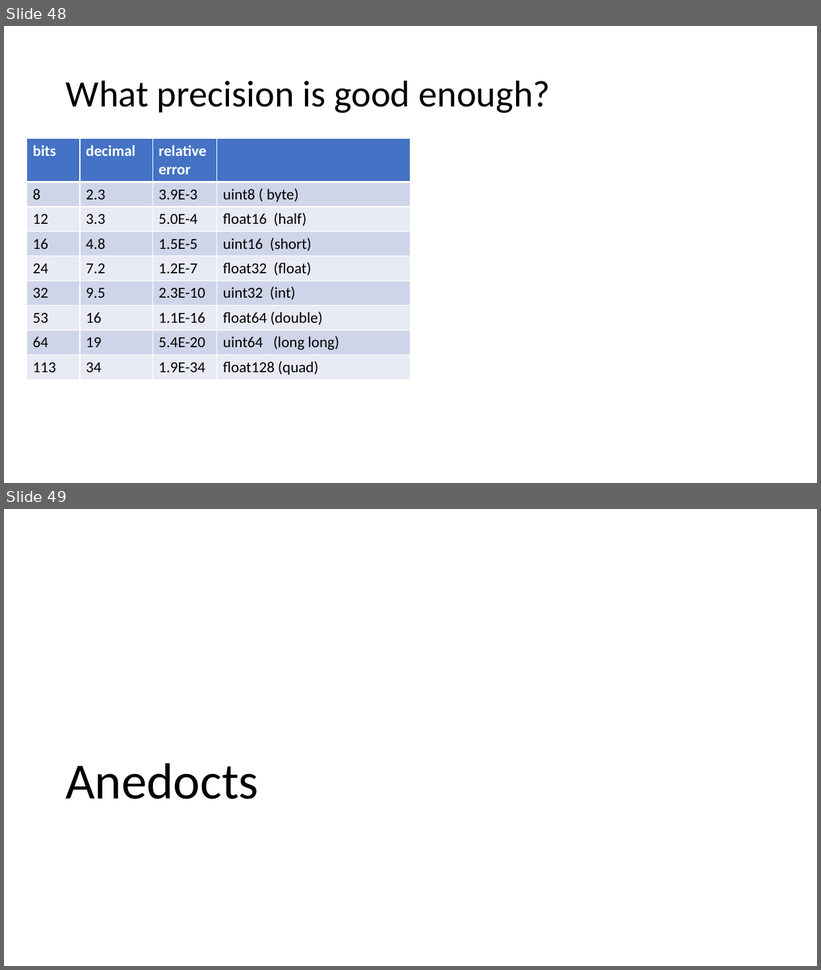
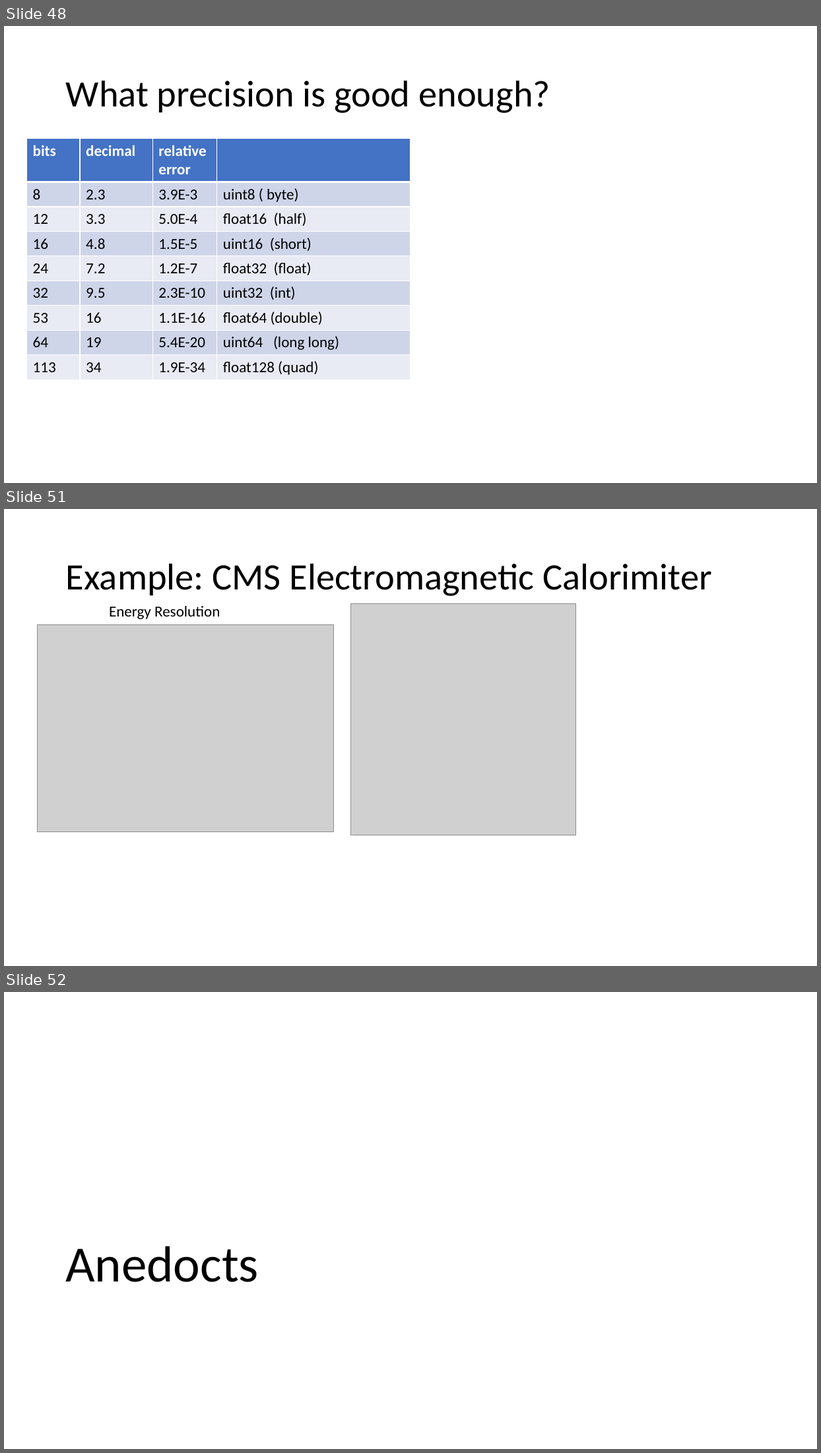
Before and after one commit to VinInn/FPCourse, a slide deck: Slides/FPforScientist.pptx. Shown one above the other, each under a label of ours: slides 48 and 49 before the commit, slides 48, 51 and 52 after it; the slides between them are not shown. The pictures are 821x970 and 821x1453 pixels, drawn with LibreOffice and Linux fonts; fonts in the diff are those of the drawing; grey boxes stand for pictures. Boxes give left, top, right and bottom in pixels: in the first picture for what was removed or moved away, otherwise in the second. Text is boxed around its words. In the diff, an @@ line names an element or a change of style, - is before the commit and + after.

Commit message:
add detector resolution

```diff
--- a/Slides/FPforScientist.pptx
+++ b/Slides/FPforScientist.pptx
@@ slide 51 added at (4,509,817,966), background #FFFFFF @@
@@ title added at (66,563,712,596), 44 pt, text #000000 @@
+Example: CMS Electromagnetic Calorimiter
@@ text added at (109,606,220,619), 18 pt, text #000000 @@
+Energy Resolution
@@ picture added at (350,603,576,835) @@
@@ picture added at (37,625,333,832) @@
@@ what was slide 49 is now slide 52 @@
```
Also in this commit, not shown: 2 other slides added.
